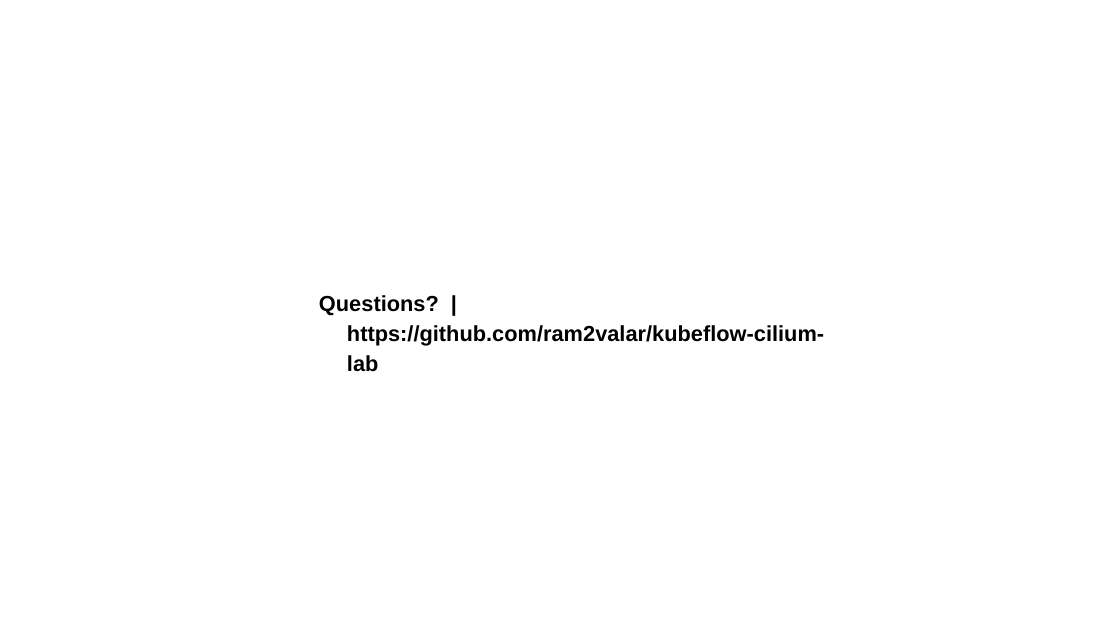
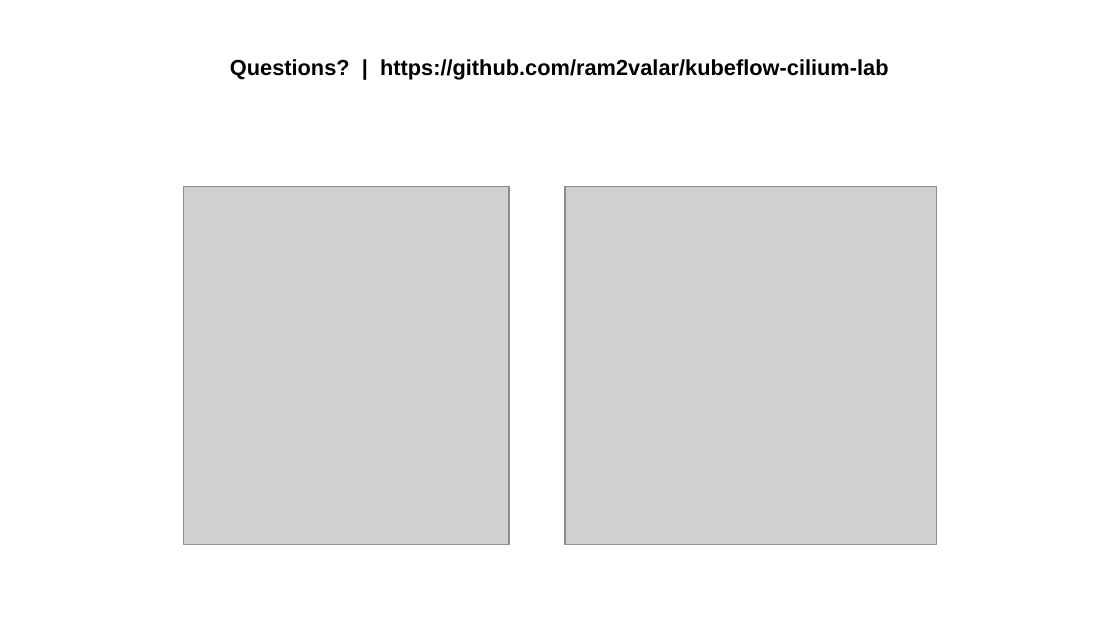
Before and after one commit to ram2valar/kubeflow-cilium-lab, a slide deck: slide 19 of kubecon-india-2026-kubeflow-cilium.pptx (slide 18 before the commit). Drawn at 1120x630 pixels with LibreOffice and Linux fonts; fonts in the diff are those of the drawing; grey boxes stand for pictures; background and template pictures are left out. Boxes give left, top, right and bottom in pixels: in the first picture for what was removed or moved away, otherwise in the second. Text is boxed around its words. In the diff, an @@ line names an element or a change of style, - is before the commit and + after.

```diff
--- a/kubecon-india-2026-kubeflow-cilium.pptx
+++ b/kubecon-india-2026-kubeflow-cilium.pptx
@@ text "Questions? | https://github.com/ram2valar/kubeflow-cilium-la ...": place and size @@
-text "Questions? | https://github.com/ram2valar/kubeflow-cilium-la ..." at bbox=[319, 295, 824, 372]
+text "Questions? | https://github.com/ram2valar/kubeflow-cilium-la ..." at bbox=[230, 59, 889, 80]
@@ text "Questions? | https://github.com/ram2valar/kubeflow-cilium-la ..." at bbox=[230, 59, 889, 80]: alignment left to centre; indent changed @@
@@ picture added at bbox=[184, 186, 510, 544] @@
@@ picture added at bbox=[564, 186, 936, 544] @@
```
Also in this commit, not shown: 4 other slides changed, 1 slide added, 1 other file.
